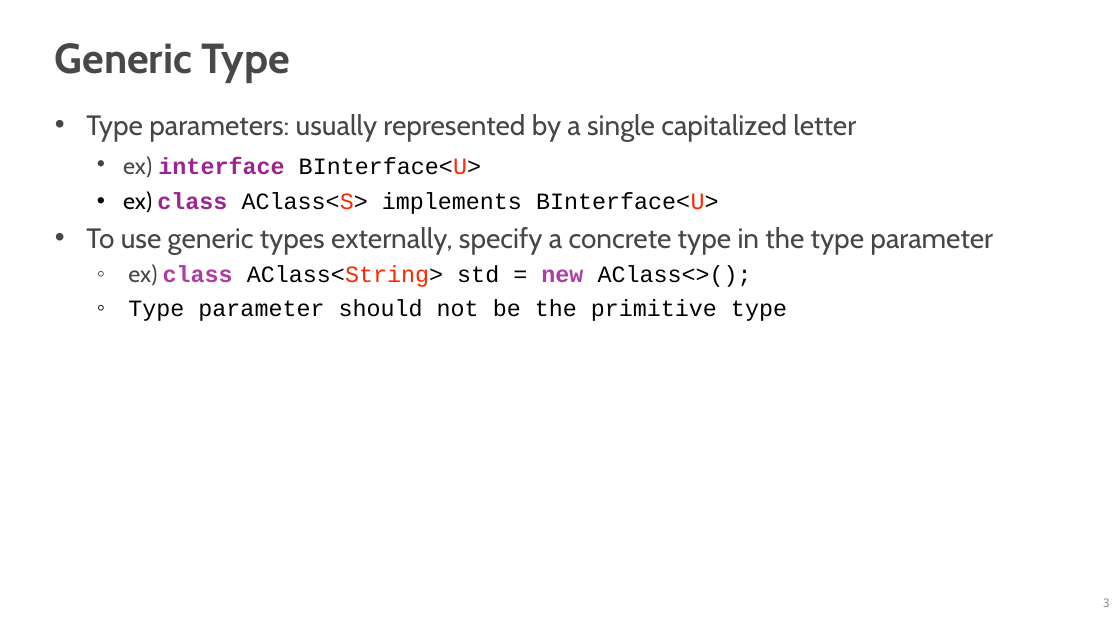
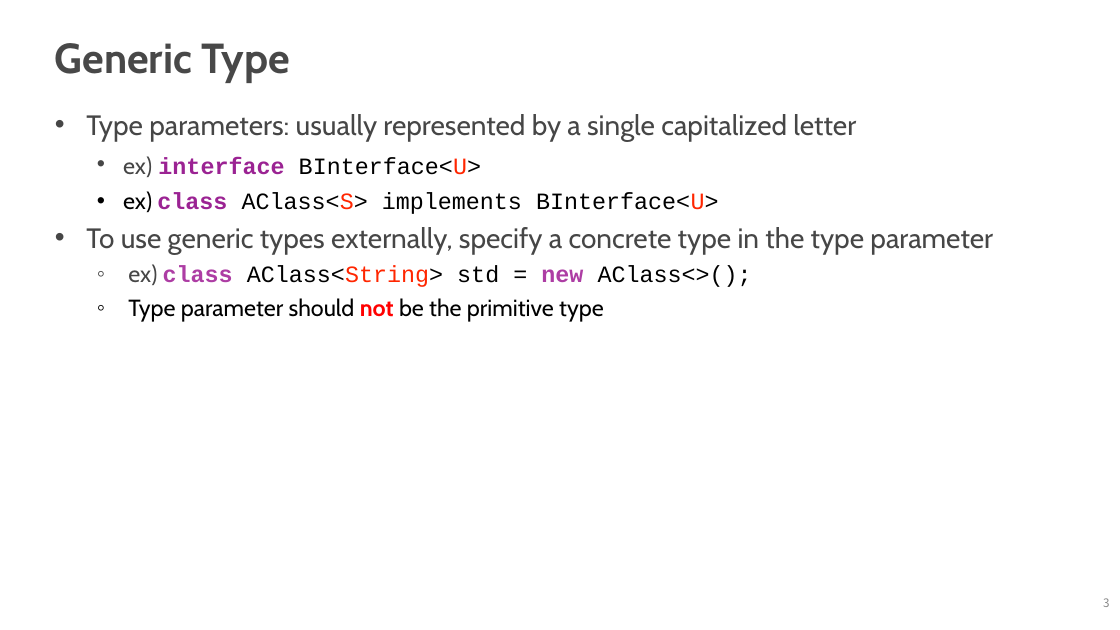
Before and after one commit to iklee99/JavaClass, a slide deck: slide 3 of slides/09_2_Generics.pptx. Drawn at 1120x630 pixels with LibreOffice and Linux fonts; fonts in the diff are those of the drawing. Boxes give left, top, right and bottom in pixels: in the first picture for what was removed or moved away, otherwise in the second. Text is boxed around its words. In the diff, an @@ line names an element or a change of style, - is before the commit and + after.

```diff
--- a/slides/09_2_Generics.pptx
+++ b/slides/09_2_Generics.pptx
@@ text at (128,298,604,322): font Courier New to Cabin in "Type parameter should not be the primitive ..."; text colour #000000 to #FF0000, bold on in "not" @@
```
Also in this commit, not shown: 2 other slides changed, 4 other files.
